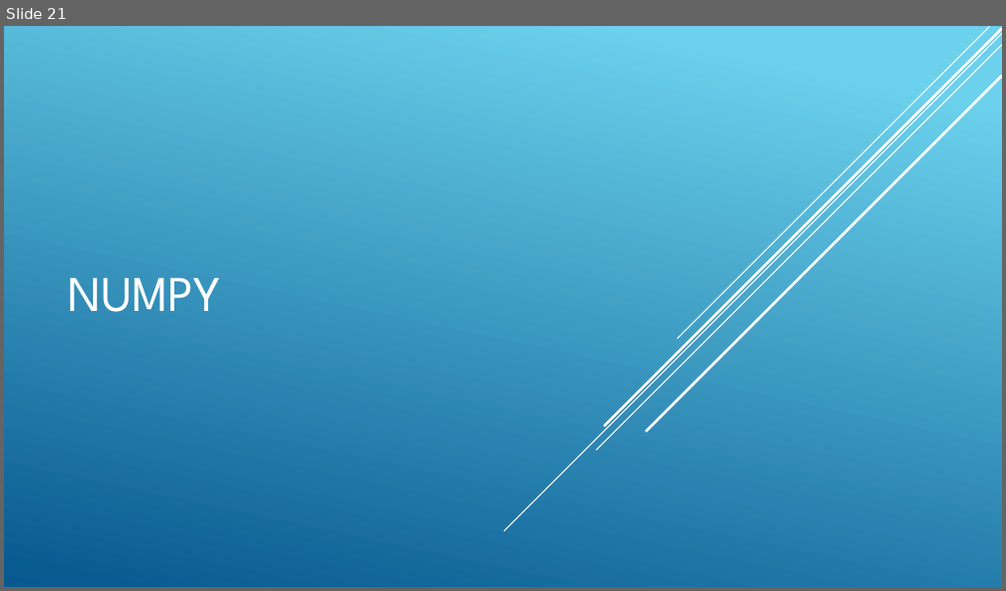
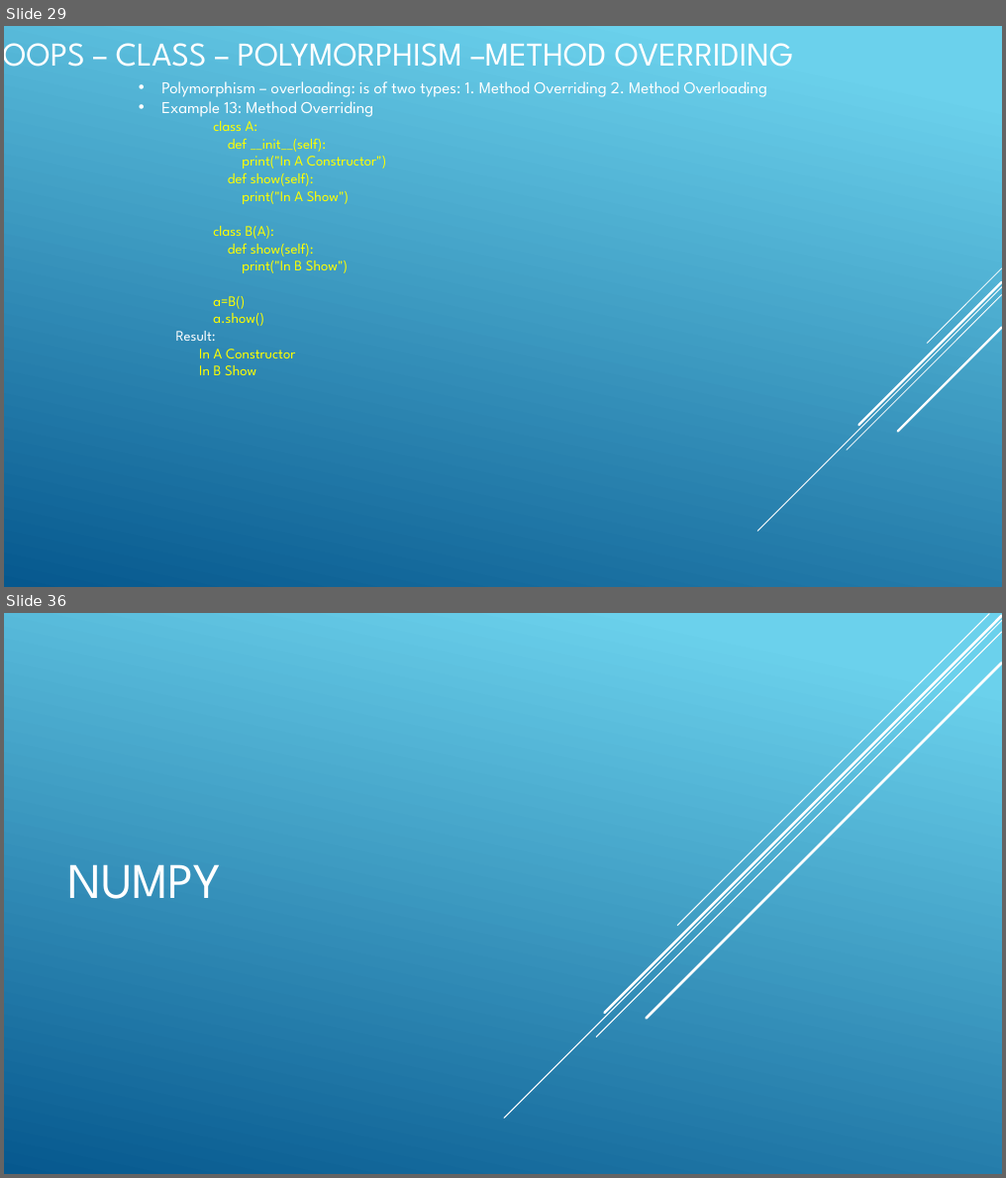
Before and after one commit to tvkatgit/DataScience-Python, a slide deck: Python.pptx. Shown one above the other, each under a label of ours: slide 21 before the commit, slides 29 and 36 after it; the slides between them are not shown. The pictures are 1006x591 and 1006x1178 pixels, drawn with LibreOffice and Linux fonts; fonts in the diff are those of the drawing. Boxes give left, top, right and bottom in pixels: in the first picture for what was removed or moved away, otherwise in the second. Text is boxed around its words. In the diff, an @@ line names an element or a change of style, - is before the commit and + after.

```diff
--- a/Python.pptx
+++ b/Python.pptx
@@ slide 29 added at (4,26,1002,587), background gradient #6ED2EB to #06588E @@
@@ text added at (4,43,793,67), 32 pt, text #FFFFFF @@
+OOPS – CLASS – POLYMORPHISM –METHOD OVERRIDING
@@ text added at (161,81,768,375), 14 pt, text #FFFF00 @@
+• Polymorphism – overloading: is of two types: 1. Method Overriding 2. Method Overloading
+• Example 13: Method Overriding
+    class A:
+    def __init__(self):
+    print("In A Constructor")
+    def show(self):
+    print("In A Show")
+    class B(A):
+    def show(self):
+    print("In B Show")
+    a=B()
+    a.show()
+  Result:
+  In A Constructor
+  In B Show
@@ group added at (757,269,1002,531): 5 lines @@
@@ what was slide 21 is now slide 36 @@
```
Also in this commit, not shown: 4 slides changed, 14 other slides added.
